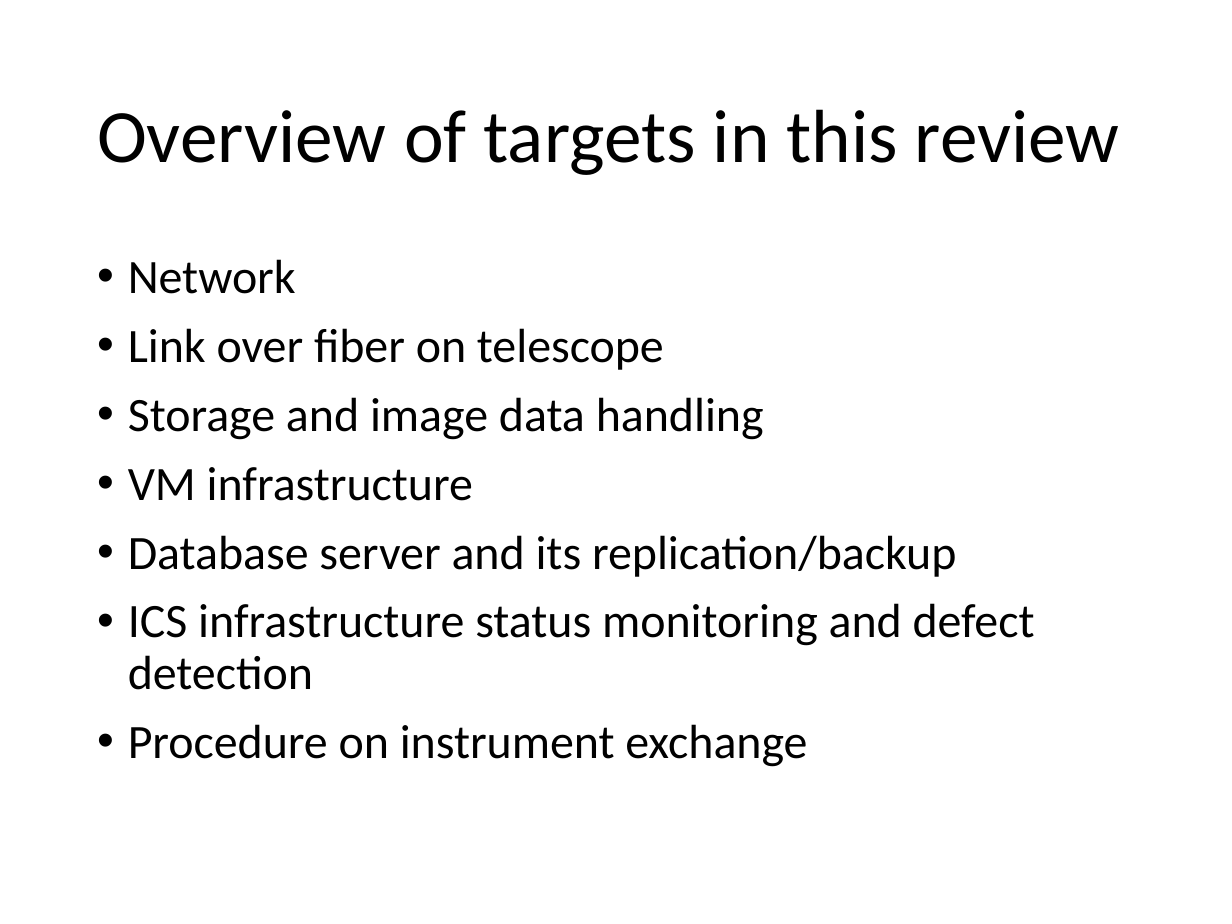
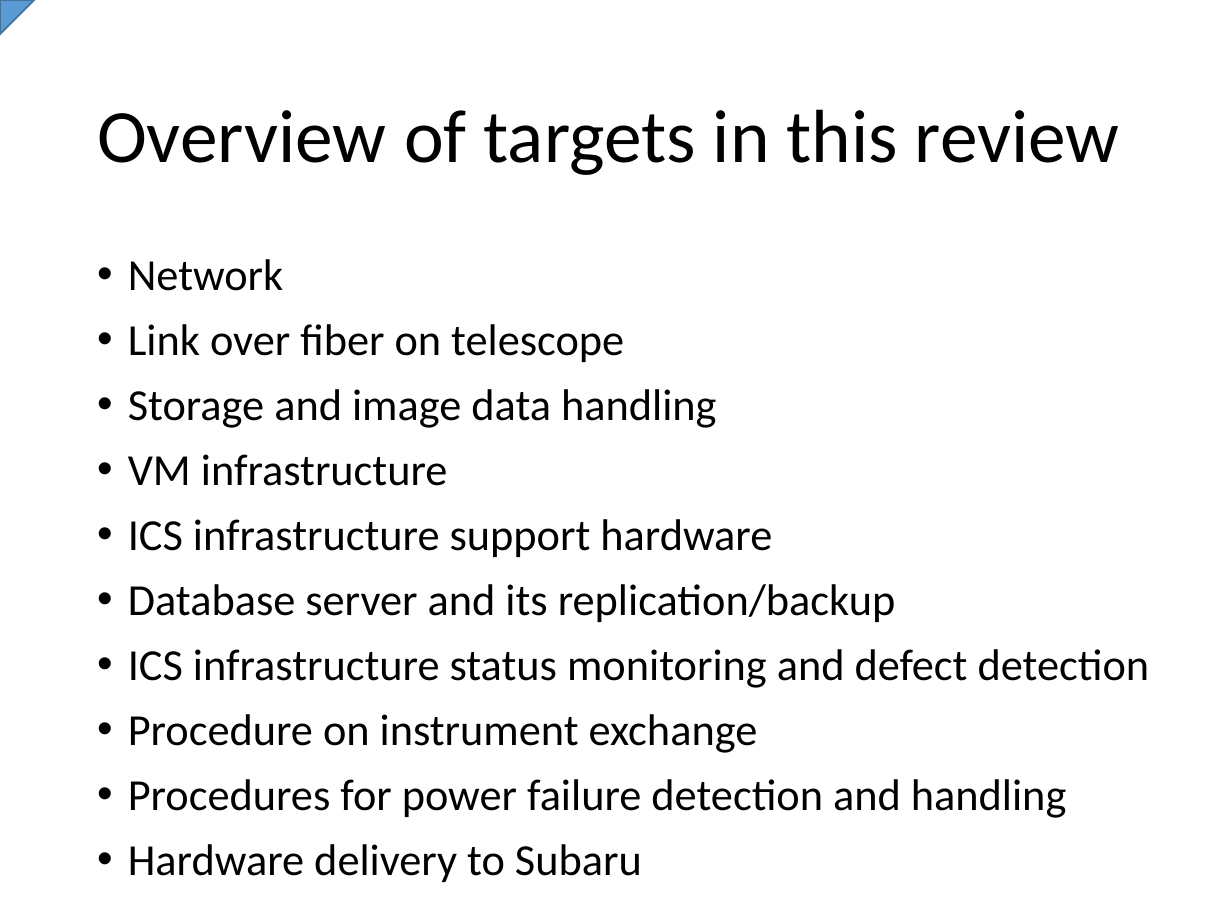
Before and after one commit to Subaru-PFS/ics_doc, a slide deck: slide 3 of SSN-00029.pptx. Drawn at 1232x924 pixels with LibreOffice and Linux fonts; fonts in the diff are those of the drawing. Boxes give left, top, right and bottom in pixels: in the first picture for what was removed or moved away, otherwise in the second. Text is boxed around its words. In the diff, an @@ line names an element or a change of style, - is before the commit and + after.

Commit message:
1st draft for network part and link over fiber @telescope part

```diff
--- a/SSN-00029.pptx
+++ b/SSN-00029.pptx
@@ freeform shape added at box(0, 0, 34, 34), fill #5B9BD5, outline #43739E 1 pt @@
@@ text at box(128, 259, 1150, 753): size 28 to 25.9 pt in "Network", "Link over fiber on telescope", "Storage and image data handling", "VM infrastructure" and 3 more places @@
@@ text at box(128, 519, 772, 557): paragraph added @@
+• ICS infrastructure support hardware
@@ text at box(128, 779, 1066, 882): paragraphs added @@
+• Procedures for power failure detection and handling
+• Hardware delivery to Subaru
```
Also in this commit, not shown: 16 other slides changed, 59 slides added, 4 slides removed.
